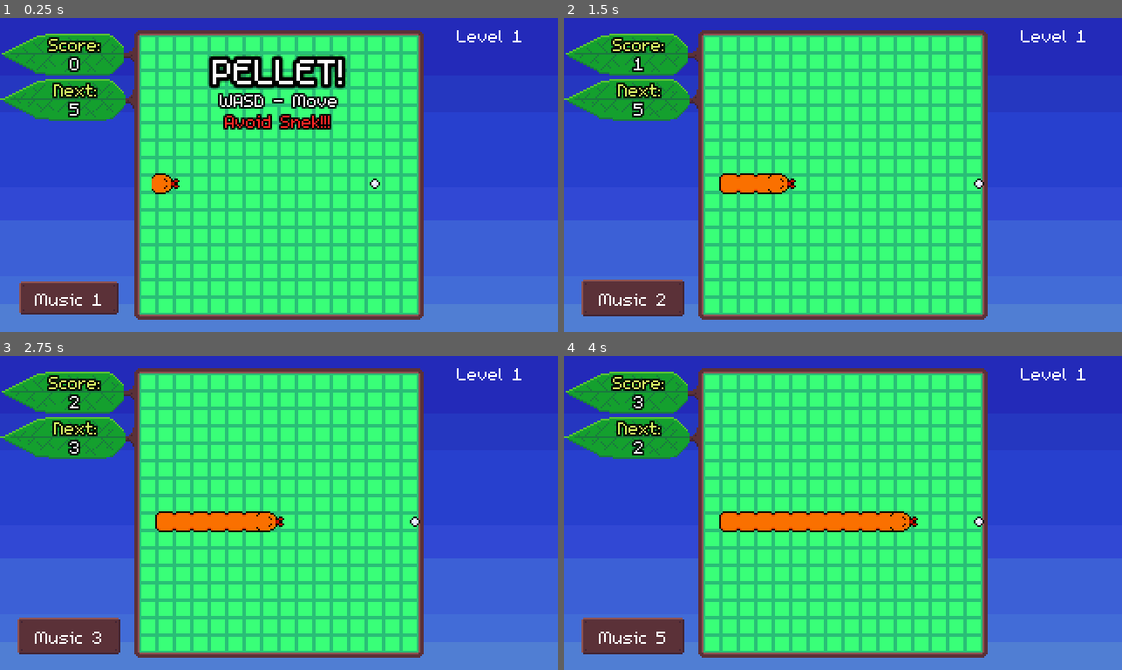
Above: before the commit, frames 1-4 (two rows, left to right).
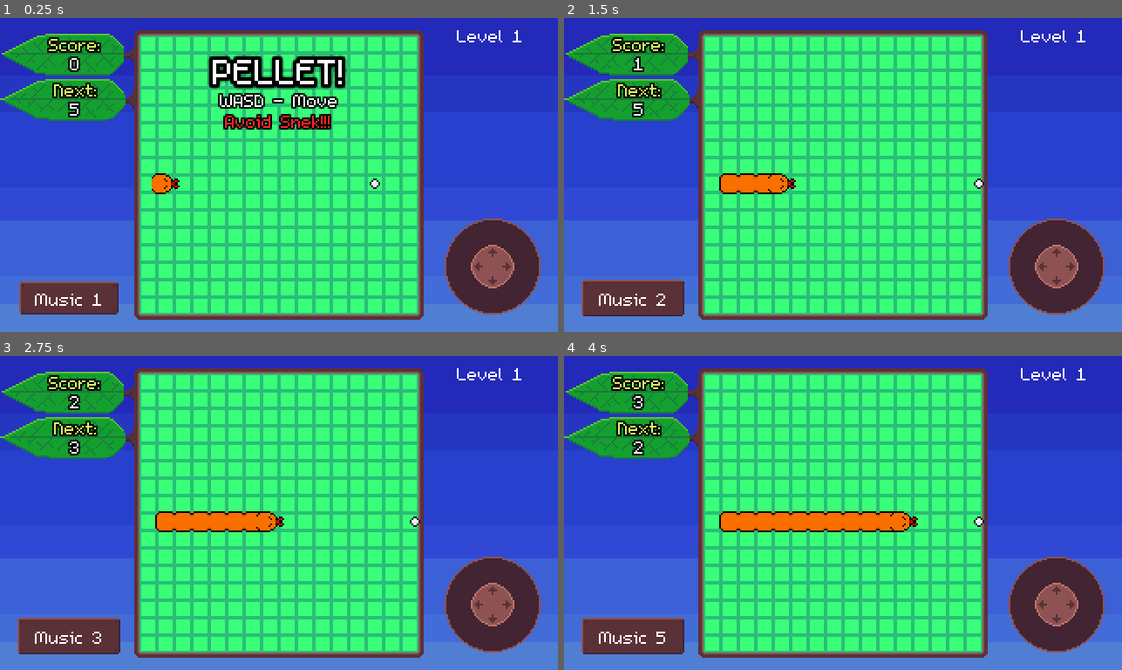
Above: after the commit, the same moments.

Repository: bdunko/Pellet
Game: Godot game, scene res://main.tscn
Same seed, same stepped clock (60 frames per second), same inputs: the game is played once before the commit and once after it.
Inputs (mouse positions are in pixels of both pictures, inside the frame that each line leads up to):
- Up to frame 1 (0.25 s): no input
- Up to frame 2 (1.5 s): tap Enter at 0.5 s; move the mouse to (965, 159) at 0.52 s; hold D (right) 0.53-1.25 s; tap U (unlock) at 0.6 s; click (965, 159) at 0.67 s; click "Music 1" at 1.25 s
- Up to frame 3 (2.75 s): click "Music 2" at 2 s
- Up to frame 4 (4 s): click "Music 3" at 2.75 s; click "Music 4" at 3.5 s

The runs differ from the first frame. In frame 1, 4.1% of the frame differs, in the area x 79-97%, y 63-95%; in frame 2, 4.1%; in frame 3, 4.1%; in frame 4, 4.1%.

Commit message:
Added touchscreen joysticl

Diff:
--- /dev/null
+++ b/joystick/virtual_joystick.gd
@@ -0,0 +1,159 @@
+class_name VirtualJoystick
+
+extends Control
+
+## A simple virtual joystick for touchscreens, with useful options.
+## Github: https://github.com/MarcoFazioRandom/Virtual-Joystick-Godot
+
+# EXPORTED VARIABLE
+
+## The color of the button when the joystick is pressed.
+@export var pressed_color := Color.GRAY
+
+## If the input is inside this range, the output is zero.
+@export_range(0, 200, 1) var deadzone_size : float = 10
+
+## The max distance the tip can reach.
+@export_range(0, 500, 1) var clampzone_size : float = 75
+
+enum Joystick_mode {
+	FIXED, ## The joystick doesn't move.
+	DYNAMIC ## Every time the joystick area is pressed, the joystick position is set on the touched position.
+}
+
+## If the joystick stays in the same position or appears on the touched position when touch is started
+@export var joystick_mode := Joystick_mode.FIXED
+
+enum Visibility_mode {
+	ALWAYS, ## Always visible
+	TOUCHSCREEN_ONLY ## Visible on touch screens only
+}
+
+## If the joystick is always visible, or is shown only if there is a touchscreen
+@export var visibility_mode := Visibility_mode.ALWAYS
+
+## If true, the joystick uses Input Actions (Project -> Project Settings -> Input Map)
+@export var use_input_actions := true
+
+@export var action_left := "ui_left"
+@export var action_right := "ui_right"
+@export var action_up := "ui_up"
+@export var action_down := "ui_down"
+
+# PUBLIC VARIABLES
+
+## If the joystick is receiving inputs.
+var is_pressed := false
+
+# The joystick output.
+var output := Vector2.ZERO
+
+# PRIVATE VARIABLES
+
+var _touch_index : int = -1
+
+@onready var _base := $Base
+@onready var _tip := $Base/Tip
+
+@onready var _base_radius = _base.size * _base.get_global_transform_with_canvas().get_scale() / 2
+
+@onready var _base_default_position : Vector2 = _base.position
+@onready var _tip_default_position : Vector2 = _tip.position
+
+@onready var _default_color : Color = _tip.modulate
+
+# FUNCTIONS
+
+func _ready() -> void:
+	if not DisplayServer.is_touchscreen_available() and visibility_mode == Visibility_mode.TOUCHSCREEN_ONLY:
+		hide()
+
+func _input(event: InputEvent) -> void:
+	if event is InputEventScreenTouch:
+		if event.pressed:
+			if _is_point_inside_joystick_area(event.position) and _touch_index == -1:
+				if joystick_mode == Joystick_mode.DYNAMIC or (joystick_mode == Joystick_mode.FIXED and _is_point_inside_base(event.position)):
+					if joystick_mode == Joystick_mode.DYNAMIC:
+						_move_base(event.position)
+					_touch_index = event.index
+					_tip.modulate = pressed_color
+					_update_joystick(event.position)
+					get_viewport().set_input_as_handled()
+		elif event.index == _touch_index:
+			_reset()
+			get_viewport().set_input_as_handled()
+	elif event is InputEventScreenDrag:
+		if event.index == _touch_index:
+			_update_joystick(event.position)
+			get_viewport().set_input_as_handled()
+
+func _move_base(new_position: Vector2) -> void:
+	_base.global_position = new_position - _base.pivot_offset * get_global_transform_with_canvas().get_scale()
+
+func _move_tip(new_position: Vector2) -> void:
+	_tip.global_position = new_position - _tip.pivot_offset * _base.get_global_transform_with_canvas().get_scale()
+
+func _is_point_inside_joystick_area(point: Vector2) -> bool:
+	var x: bool = point.x >= global_position.x and point.x <= global_position.x + (size.x * get_global_transform_with_canvas().get_scale().x)
+	var y: bool = point.y >= global_position.y and point.y <= global_position.y + (size.y * get_global_transform_with_canvas().get_scale().y)
+	return x and y
+
+func _is_point_inside_base(point: Vector2) -> bool:
+	var center : Vector2 = _base.global_position + _base_radius
+	var vector : Vector2 = point - center
+	if vector.length_squared() <= _base_radius.x * _base_radius.x:
+		return true
+	else:
+		return false
+
+func _update_joystick(touch_position: Vector2) -> void:
+	var center : Vector2 = _base.global_position + _base_radius
+	var vector : Vector2 = touch_position - center
+	vector = vector.limit_length(clampzone_size)
+
+	_move_tip(center + vector)
+
+	if vector.length_squared() > deadzone_size * deadzone_size:
+		is_pressed = true
+		output = (vector - (vector.normalized() * deadzone_size)) / (clampzone_size - deadzone_size)
+	else:
+		is_pressed = false
+		output = Vector2.ZERO
+
+	if use_input_actions:
+		_update_input_actions()
+
+func _update_input_actions():
+	if output.x < 0:
+		Input.action_press(action_left, -output.x)
+	elif Input.is_action_pressed(action_left):
+		Input.action_release(action_left)
+	if output.x > 0:
+		Input.action_press(action_right, output.x)
+	elif Input.is_action_pressed(action_right):
+		Input.action_release(action_right)
+	if output.y < 0:
+		Input.action_press(action_up, -output.y)
+	elif Input.is_action_pressed(action_up):
+		Input.action_release(action_up)
+	if output.y > 0:
+		Input.action_press(action_down, output.y)
+	elif Input.is_action_pressed(action_down):
+		Input.action_release(action_down)
+
+func _reset():
+	is_pressed = false
+	output = Vector2.ZERO
+	_touch_index = -1
+	_tip.modulate = _default_color
+	_base.position = _base_default_position
+	_tip.position = _tip_default_position
+	if use_input_actions:
+		if Input.is_action_pressed(action_left) or Input.is_action_just_pressed(action_left):
+			Input.action_release(action_left)
+		if Input.is_action_pressed(action_right) or Input.is_action_just_pressed(action_right):
+			Input.action_release(action_right)
+		if Input.is_action_pressed(action_down) or Input.is_action_just_pressed(action_down):
+			Input.action_release(action_down)
+		if Input.is_action_pressed(action_up) or Input.is_action_just_pressed(action_up):
+			Input.action_release(action_up)
--- /dev/null
+++ b/joystick/virtual_joystick.tscn
@@ -0,0 +1,52 @@
+[gd_scene load_steps=4 format=3 uid="uid://dmr0fcamx7t56"]
+
+[ext_resource type="Script" path="res://joystick/virtual_joystick.gd" id="1_8x4dy"]
+[ext_resource type="Texture2D" uid="uid://pqe66oql06v4" path="res://assets/joystick_base.png" id="2_cpeh4"]
+[ext_resource type="Texture2D" uid="uid://do611ek5ps42x" path="res://assets/joystick_tip.png" id="3_bimhf"]
+
+[node name="Virtual Joystick" type="Control"]
+layout_mode = 3
+anchors_preset = 2
+anchor_top = 1.0
+anchor_bottom = 1.0
+offset_top = -180.0
+offset_right = 110.0
+offset_bottom = -70.0
+grow_vertical = 0
+script = ExtResource("1_8x4dy")
+clampzone_size = 30.0
+visibility_mode = 1
+
+[node name="Base" type="TextureRect" parent="."]
+layout_mode = 1
+anchors_preset = 8
+anchor_left = 0.5
+anchor_top = 0.5
+anchor_right = 0.5
+anchor_bottom = 0.5
+offset_left = -27.5
+offset_top = -27.5
+offset_right = 27.5
+offset_bottom = 27.5
+grow_horizontal = 2
+grow_vertical = 2
+pivot_offset = Vector2(27.5, 27.5)
+mouse_force_pass_scroll_events = false
+texture = ExtResource("2_cpeh4")
+stretch_mode = 5
+
+[node name="Tip" type="TextureRect" parent="Base"]
+layout_mode = 1
+anchors_preset = 8
+anchor_left = 0.5
+anchor_top = 0.5
+anchor_right = 0.5
+anchor_bottom = 0.5
+offset_left = -12.5
+offset_top = -12.5
+offset_right = 12.5
+offset_bottom = 12.5
+grow_horizontal = 2
+grow_vertical = 2
+pivot_offset = Vector2(12.5, 12.5)
+texture = ExtResource("3_bimhf")
--- a/main.tscn
+++ b/main.tscn
@@ -36,6 +36,7 @@
 [ext_resource type="Texture2D" uid="uid://bwuf46betmc7s" path="res://assets/music_button.png" id="32_mhtye"]
 [ext_resource type="Texture2D" uid="uid://c7mdr7gjl84ro" path="res://assets/music_button_big.png" id="33_tfs3p"]
 [ext_resource type="Texture2D" uid="uid://ccavkwtt45efb" path="res://assets/music_button_press.png" id="34_ms4ux"]
+[ext_resource type="PackedScene" uid="uid://dmr0fcamx7t56" path="res://joystick/virtual_joystick.tscn" id="37_xkuap"]
 
 [sub_resource type="RectangleShape2D" id="RectangleShape2D_ji84y"]
 size = Vector2(4.5, 166)
@@ -98,8 +99,22 @@
 bbcode_enabled = true
 text = "[center]Level 1[/center]"
 
+[node name="Virtual Joystick" parent="UI" instance=ExtResource("37_xkuap")]
+z_index = 4096
+offset_left = 221.0
+offset_top = -96.0
+offset_right = 344.0
+offset_bottom = 21.0
+deadzone_size = 0.0
+clampzone_size = 24.0
+action_left = "left"
+action_right = "right"
+action_up = "up"
+action_down = "down"
+
 [node name="Sky" type="Node2D" parent="."]
 script = ExtResource("2_1co3b")
+metadata/_edit_group_ = true
 
 [node name="SkyMidnight" type="Sprite2D" parent="Sky"]
 texture = ExtResource("2_teo7e")
@@ -124,6 +139,7 @@
 [node name="Board Walls" type="StaticBody2D" parent="."]
 collision_layer = 32
 collision_mask = 0
+metadata/_edit_group_ = true
 
 [node name="Wall" type="CollisionShape2D" parent="Board Walls"]
 position = Vector2(77.75, 90)
@@ -135,6 +151,7 @@
 [node name="Ant Walls" type="StaticBody2D" parent="."]
 collision_layer = 128
 collision_mask = 0
+metadata/_edit_group_ = true
 
 [node name="TL" type="CollisionShape2D" parent="Ant Walls"]
 position = Vector2(77, 7)
@@ -159,6 +176,7 @@
 
 [node name="Board" type="Node2D" parent="."]
 script = ExtResource("9_kfx03")
+metadata/_edit_group_ = true
 
 [node name="Black" type="Sprite2D" parent="Board"]
 position = Vector2(160, 90)
@@ -175,6 +193,7 @@
 [node name="StartupInfo" type="Node2D" parent="."]
 z_index = 4000
 script = ExtResource("5_162x5")
+metadata/_edit_group_ = true
 
 [node name="Title" type="Label" parent="StartupInfo"]
 offset_top = 16.0
@@ -256,6 +275,7 @@
 modulate = Color(1, 1, 1, 0)
 z_index = 4000
 script = ExtResource("14_qk0na")
+metadata/_edit_group_ = true
 
 [node name="DeadFilter" type="ColorRect" parent="DeadInfo"]
 offset_right = 320.0
@@ -321,6 +341,7 @@
 z_index = 3999
 position = Vector2(127, 9)
 script = ExtResource("15_4lwa7")
+metadata/_edit_group_ = true
 
 [node name="LevelUp" type="Label" parent="NextLevelInfo"]
 offset_left = 116.0
@@ -437,6 +458,7 @@
 texture_normal = ExtResource("32_mhtye")
 texture_pressed = ExtResource("34_ms4ux")
 texture_hover = ExtResource("33_tfs3p")
+metadata/_edit_group_ = true
 
 [node name="Text" type="Label" parent="MusicButton"]
 layout_mode = 0
--- a/project.godot
+++ b/project.godot
@@ -26,6 +26,8 @@
 window/size/window_width_override=1280
 window/size/window_height_override=720
 window/stretch/mode="viewport"
+window/emulate_mouse_from_touch=false
+window/emulate_touch_from_mouse=true
 
 [gui]
 
@@ -68,6 +70,10 @@
 ]
 }
 
+[input_devices]
+
+pointing/emulate_touch_from_mouse=true
+
 [layer_names]
 
 2d_physics/layer_1="Snake Head"
Binary file added: assets/joystick_base.png
Not shown, added: assets/joystick_base.png.import
Binary file added: assets/joystick_tip.png
Not shown, added: assets/joystick_tip.png.import
Binary file added: joystick/textures/joystick_base_outline.png
Not shown, added: joystick/textures/joystick_base_outline.png.import
Binary file added: joystick/textures/joystick_tip.png
Not shown, added: joystick/textures/joystick_tip.png.import
Binary file added: joystick/textures/joystick_tip_arrows.png
Not shown, added: joystick/textures/joystick_tip_arrows.png.import
Not shown: 1 places in main.tscn that only renumber resources
